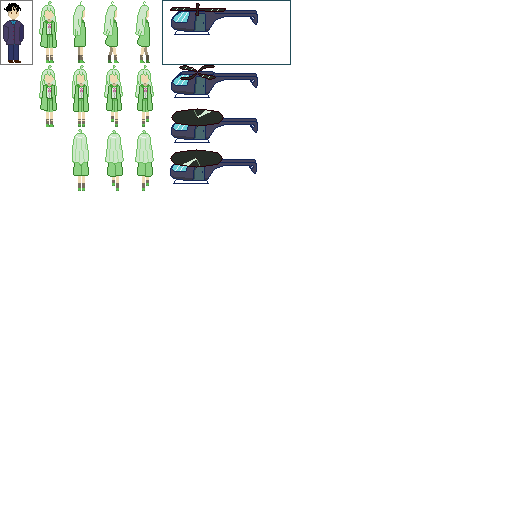
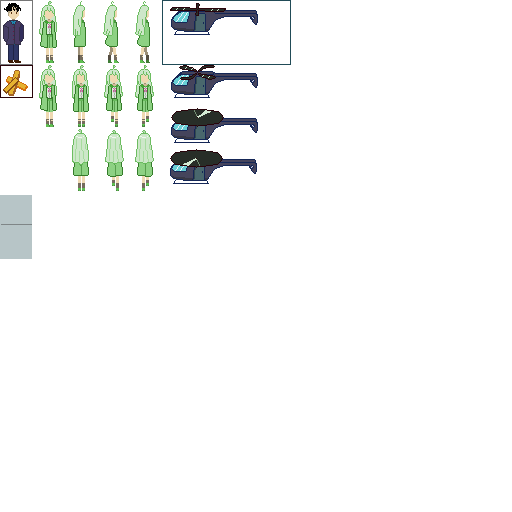
Revision of a layered 512 × 512 image; what changed, layer by layer:
added layer "矩形 4" above "矩形 3" over [0, 65, 33, 98]
added layer "矩形 3" above "图层 1" over [0, 195, 32, 259]
painted on "图层 1" over [3, 65, 33, 98]
